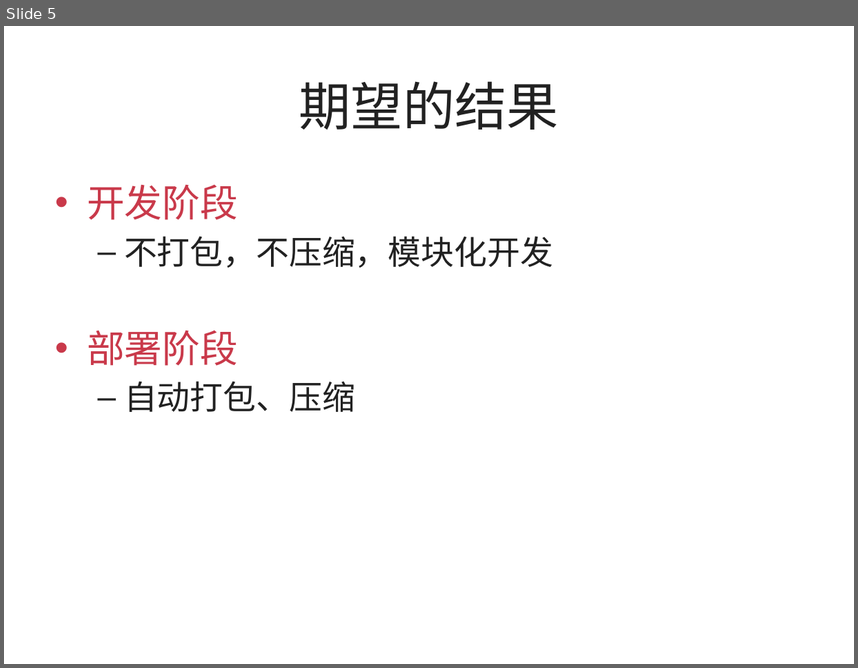
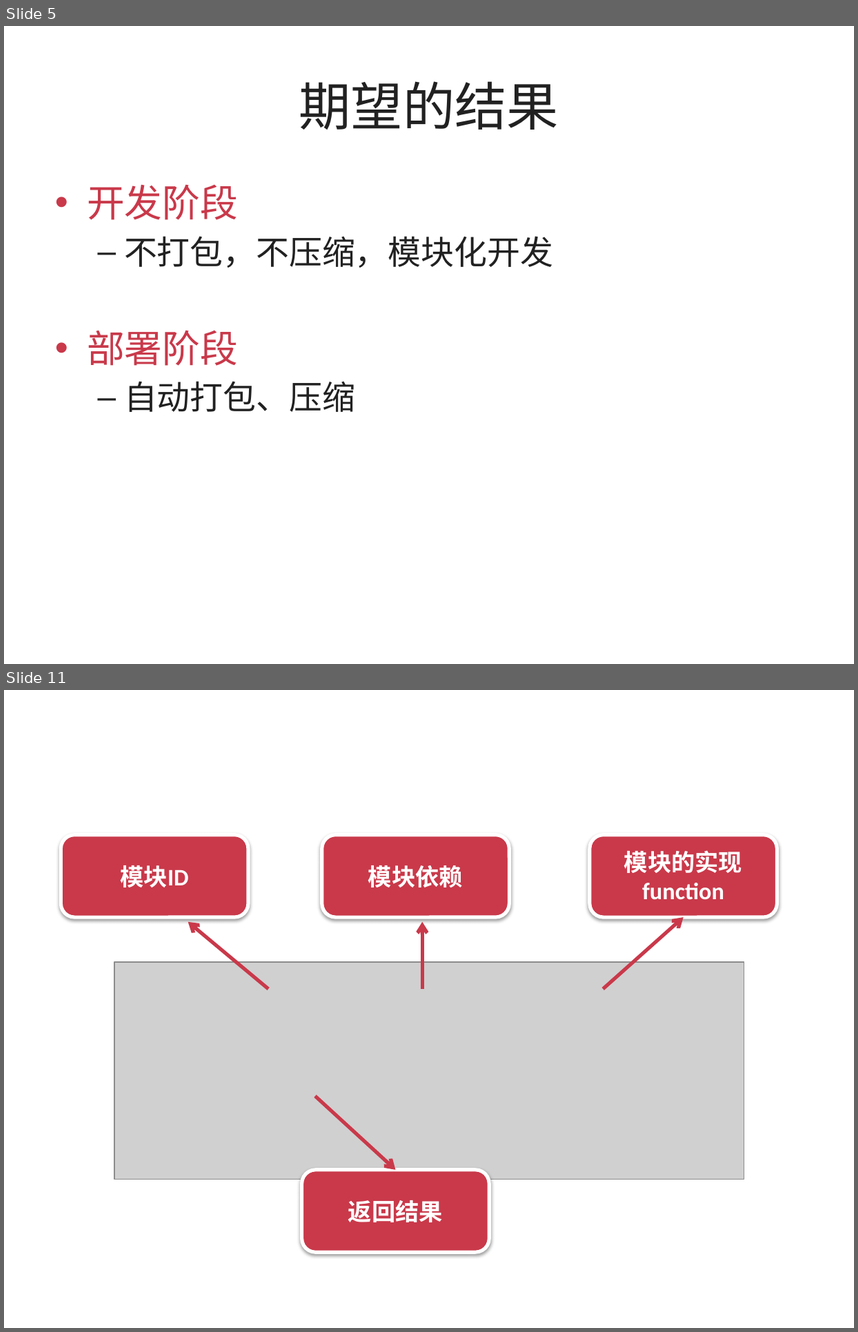
Before and after one commit to silvajs/lecturer, a slide deck: requirejs/doc/requirejs.pptx. Shown one above the other, each under a label of ours: slide 5 before the commit, slides 5 and 11 after it; the slides between them are not shown. The pictures are 858x668 and 858x1332 pixels, drawn with LibreOffice and Linux fonts; fonts in the diff are those of the drawing; grey boxes stand for pictures. Boxes give left, top, right and bottom in pixels: in the first picture for what was removed or moved away, otherwise in the second. Text is boxed around its words. In the diff, an @@ line names an element or a change of style, - is before the commit and + after.

```diff
--- a/requirejs/doc/requirejs.pptx
+++ b/requirejs/doc/requirejs.pptx
@@ slide 11 added at (x1=4, y1=690, x2=854, y2=1328), background #FFFFFF @@
@@ rounded rectangle added at (x1=61, y1=834, x2=248, y2=917), fill #C9394A, outline #FFFFFF 3 pt, 20 pt, text #FFFFFF, bold @@
+模块ID
@@ rounded rectangle added at (x1=322, y1=834, x2=509, y2=917), fill #C9394A, outline #FFFFFF 3 pt, 20 pt, text #FFFFFF, bold @@
+模块依赖
@@ rounded rectangle added at (x1=590, y1=834, x2=777, y2=917), fill #C9394A, outline #FFFFFF 3 pt, 20 pt, text #FFFFFF, bold @@
+模块的实现
+function
@@ arrow added from (604, 988) to (683, 917), #C9394A 3 pt @@
@@ arrow added from (268, 988) to (188, 922), #C9394A 3 pt @@
@@ arrow added from (422, 988) to (422, 922), #C9394A 3 pt @@
@@ picture added at (x1=114, y1=962, x2=744, y2=1179) @@
@@ arrow added from (315, 1096) to (396, 1170), #C9394A 3 pt @@
@@ rounded rectangle added at (x1=301, y1=1170, x2=488, y2=1252), fill #C9394A, outline #FFFFFF 3 pt, 20 pt, text #FFFFFF, bold @@
+返回结果
```
Also in this commit, not shown: 5 other slides added, 13 other files.
